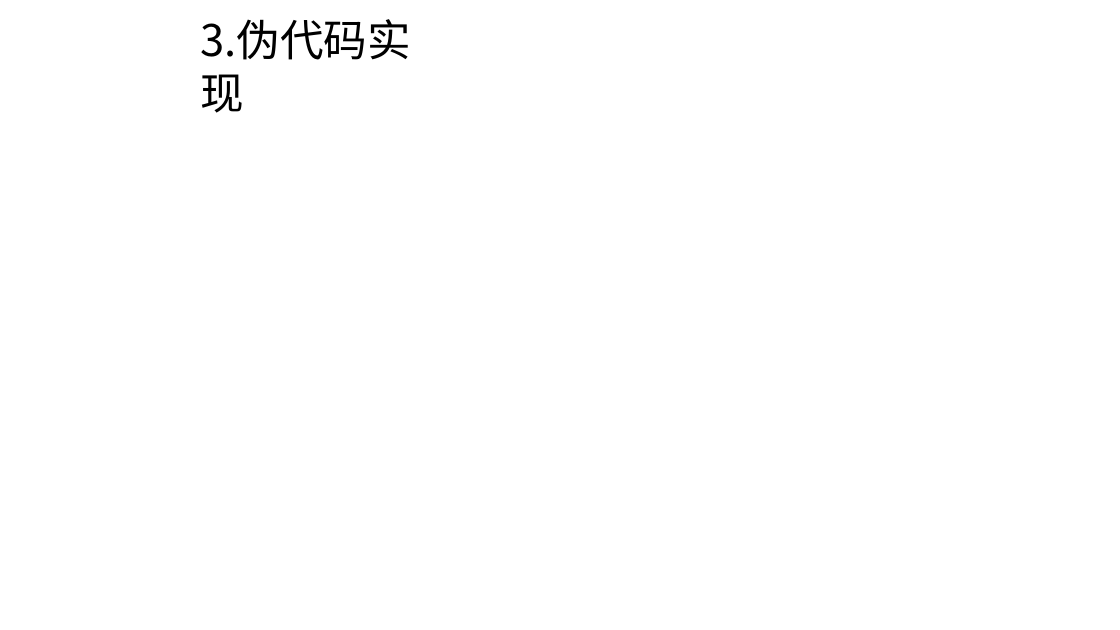
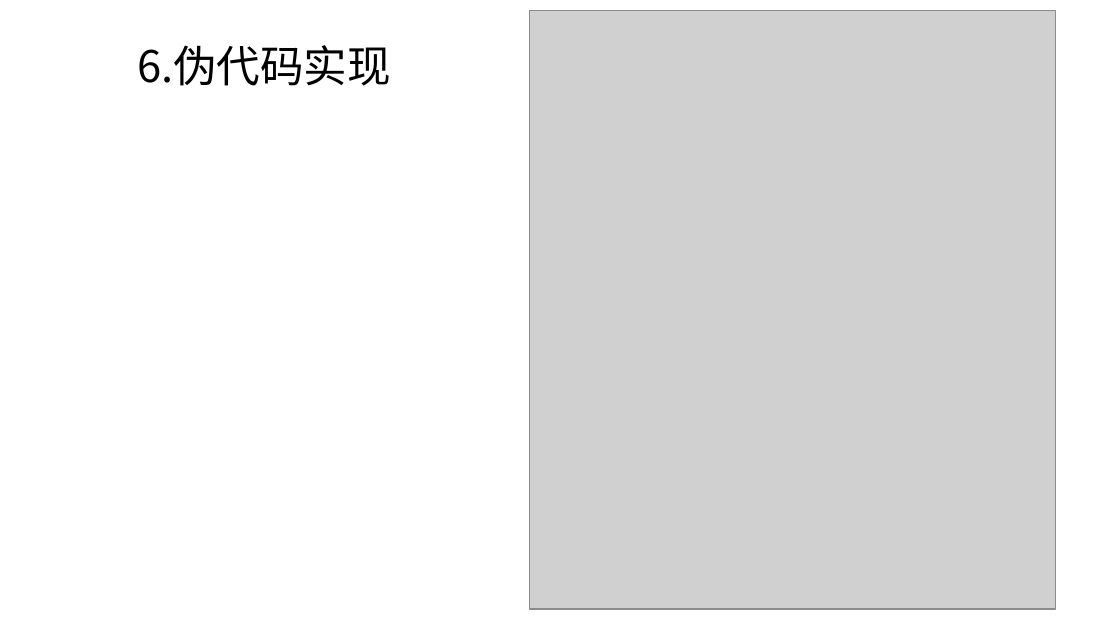
Before and after one commit to Anchovy0901/introduction-to-AI, a slide deck: slide 8 of 小组作业/doc/人工智能_G3_Astar算法讲解.pptx. Drawn at 1120x630 pixels with LibreOffice and Linux fonts; fonts in the diff are those of the drawing; grey boxes stand for pictures; background and template pictures are left out. Boxes give left, top, right and bottom in pixels: in the first picture for what was removed or moved away, otherwise in the second. Text is boxed around its words. In the diff, an @@ line names an element or a change of style, - is before the commit and + after.

```diff
--- a/小组作业/doc/人工智能_G3_Astar算法讲解.pptx
+++ b/小组作业/doc/人工智能_G3_Astar算法讲解.pptx
@@ picture added at [530,11,1056,609] @@
@@ title at [137,45,391,86]: text changed @@
-3.伪代码实现
+6.伪代码实现
```
Also in this commit, not shown: 6 other slides changed, 1 slide added, 1 slide removed.
